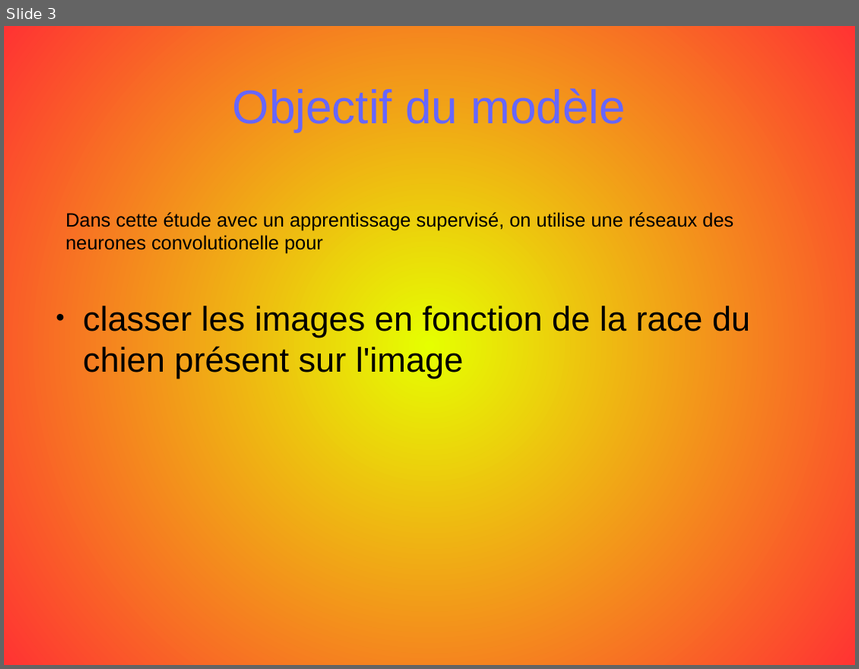
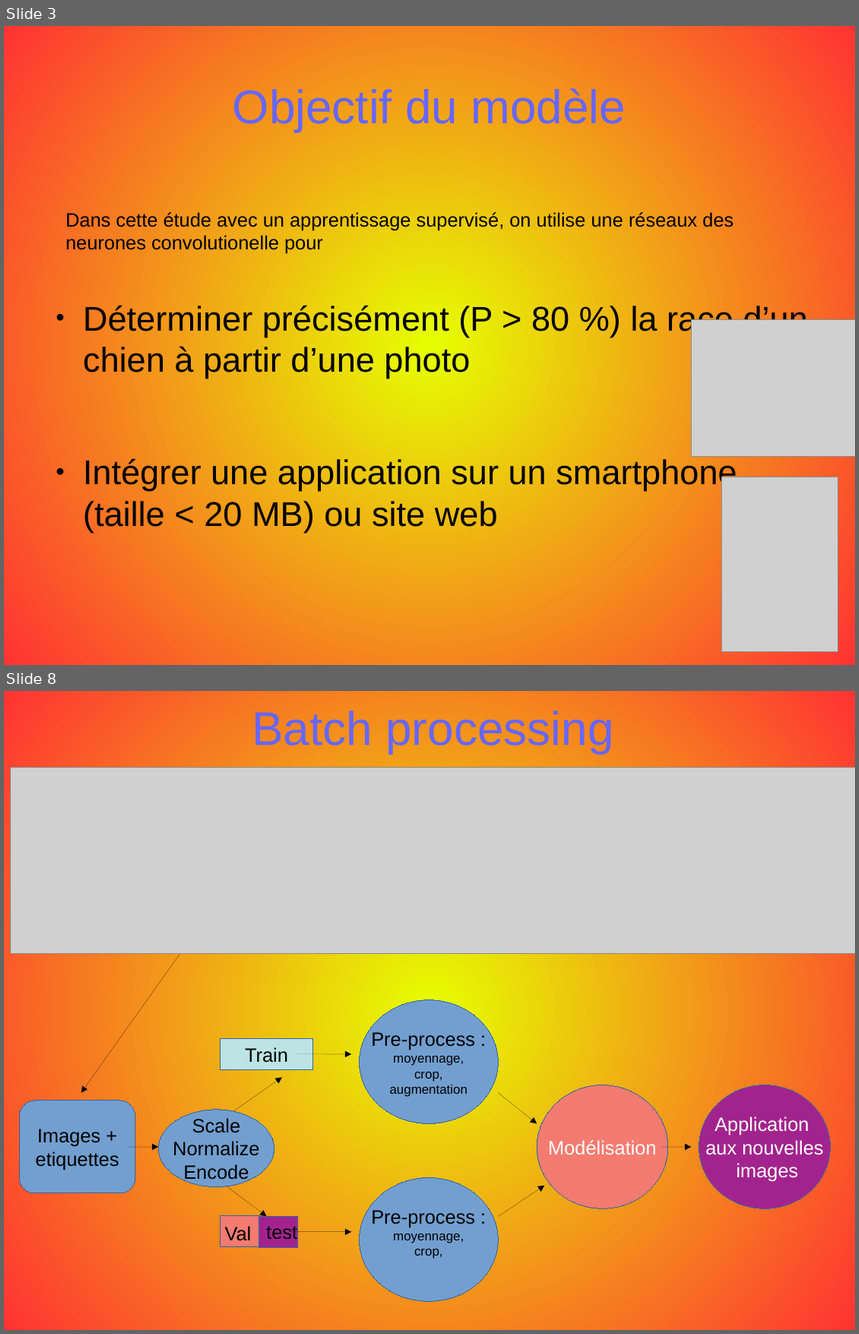
Before and after one commit to opsabarsec/Dog-pictures-classification-by-Deep-Learning, a slide deck: documentation/presentation/P6_presentation.odp. Shown one above the other, each under a label of ours: slide 3 before the commit, slides 3 and 8 after it; the slides between them are not shown. The pictures are 859x669 and 859x1334 pixels, drawn with LibreOffice and Linux fonts; fonts in the diff are those of the drawing; grey boxes stand for pictures. Boxes give left, top, right and bottom in pixels: in the first picture for what was removed or moved away, otherwise in the second. Text is boxed around its words. In the diff, an @@ line names an element or a change of style, - is before the commit and + after.

```diff
--- a/documentation/presentation/P6_presentation.odp
+++ b/documentation/presentation/P6_presentation.odp
@@ slide 8 added at <box>4,691,855,1330</box>, background gradient #E6FF00 to #FF3333 @@
@@ title added at <box>252,711,614,753</box>, 44 pt, text #6666FF @@
+Batch processing
@@ picture added at <box>10,768,855,954</box> @@
@@ arrow added from (189, 940) to (82, 1092), #000000 0 pt @@
@@ ellipse added at <box>360,1000,498,1123</box>, fill #729FCF, outline #3465A4 0 pt, 12 pt, text #000000 @@
+Pre-process :
+moyennage,
+crop,
+augmentation
@@ rectangle added at <box>221,1038,313,1069</box>, fill #BCE4E5, outline #3465A4 0 pt, 18 pt, text #000000 @@
+Train
@@ arrow added from (297, 1054) to (351, 1054), #000000 0 pt @@
@@ arrow added from (205, 1131) to (282, 1077), #000000 0 pt @@
@@ rounded rectangle added at <box>19,1101,135,1193</box>, fill #729FCF, outline #3465A4 0 pt, 18 pt, text #000000 @@
+Images +
+etiquettes
@@ arrow added from (498, 1092) to (537, 1123), #000000 0 pt @@
@@ ellipse added at <box>537,1085,668,1209</box>, fill #F37B70, outline #3465A4 0 pt, 18 pt, text #FFFFFF @@
+Modélisation
@@ ellipse added at <box>699,1085,830,1209</box>, fill #A3238E, outline #3465A4 0 pt, 18 pt, text #FFFFFF @@
+Application
+aux nouvelles
+images
@@ ellipse added at <box>158,1110,275,1187</box>, fill #729FCF, outline #3465A4 0 pt, 18 pt, text #000000 @@
+Scale
+Normalize
+Encode
@@ arrow added from (128, 1147) to (158, 1147), #000000 0 pt @@
@@ arrow added from (661, 1147) to (692, 1147), #000000 0 pt @@
@@ arrow added from (205, 1170) to (267, 1216), #000000 0 pt @@
@@ ellipse added at <box>360,1177,498,1301</box>, fill #729FCF, outline #3465A4 0 pt, 12 pt, text #000000 @@
+Pre-process :
+moyennage,
+crop,
@@ arrow added from (498, 1216) to (544, 1185), #000000 0 pt @@
@@ rectangle added at <box>221,1215,259,1247</box>, fill #F37B70, outline #3465A4 0 pt @@
@@ text added at <box>225,1226,252,1241</box>, 18 pt, text #000000 @@
+Val
@@ rectangle added at <box>259,1216,297,1247</box>, fill #A3238E, outline #3465A4 0 pt @@
@@ text added at <box>266,1226,297,1239</box>, 18 pt, text #000000 @@
+test
@@ arrow added from (290, 1231) to (351, 1231), #000000 0 pt @@
@@ slide 3 changed as well @@
@@ text at <box>83,303,808,532</box>: text changed @@
-● classer les images en fonction de la race du chien présent sur l'image
+● Déterminer précisément (P > 80 %) la race d’un chien à partir d’une photo
+● Intégrer une application sur un smartphone (taille < 20 MB) ou site web
@@ picture added at <box>692,319,855,456</box> @@
@@ picture added at <box>721,477,838,651</box> @@
```
Also in this commit, not shown: 2 other slides changed, 11 other slides added, 3 other files.
